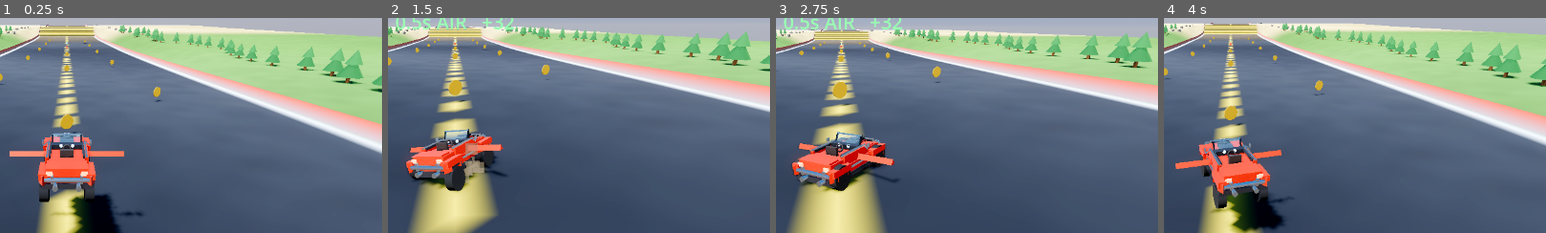
Above: before the commit, frames 1-4 (left to right).
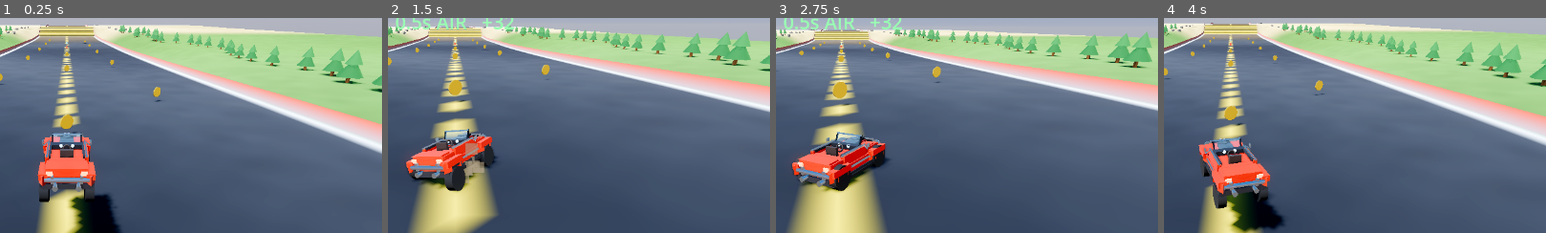
Above: after the commit, the same moments.

Repository: MilkManManiac/HillClimbRacer
Game: Godot game, scene res://scenes/HillClimb.tscn
Same seed, same stepped clock (60 frames per second), same inputs: the game is played once before the commit and once after it.
Inputs (mouse positions are % of the whole screen's width and height, from its top left):
- Up to frame 1 (0.25 s): no input
- Up to frame 2 (1.5 s): tap Enter at 0.5 s; move the mouse to (72, 45) at 0.52 s; hold D (turn_right) 0.53-1.25 s; tap E (speak) at 0.6 s; click (72, 45) at 0.67 s; tap Space at 0.77, 1.07 s; drag from (30, 55) to (45, 70) at 1.27 s
- Up to frame 3 (2.75 s): move the mouse to (60, 28) at 2.02 s; hold D (turn_right) from 2.03 s (still down); hold Q from 2.03 s (still down)
- Up to frame 4 (4 s): release D (turn_right) at 2.75 s; release Q at 2.75 s; drag from (45, 70) to (20, 35) at 2.77 s; move the mouse to (80, 65) at 3.52 s; hold A (turn_left) from 3.53 s (still down); tap Enter at 3.6 s; tap Space at 3.77 s
The pictures show only the part of the screen within x 41-91%, y 19-69%; the shares and areas given below are measured in that part.

The runs differ from the first frame. In frame 1, 0.7% of the frame differs, in the area x 2-38%, y 55-92%; in frame 2, 0.5%; in frame 3, 0.5%; in frame 4, 0.6%.

Commit message:
HC: fix red 'wing' plank on the hot-rod (shoulder bevel was yawed 90 sideways)
The shoulder bevel prisms (3.4m long on Z) had a 90 deg Y rotation that swung
their length out sideways into a long red plank — read as a phantom wing on the
bare car, present even at wings level 0 and through every reset (it was body
geometry, not the wing upgrade). Now they run front-to-back and roll about Z to
chamfer the shoulder as intended. Verified by render.

Co-Authored-By: Claude Opus 4.8 (1M context) <noreply@anthropic.com>

Diff:
--- a/scripts/hc/HCCar.gd
+++ b/scripts/hc/HCCar.gd
@@ -573,10 +573,13 @@
 	# --- main tub: stacked, slightly tapered boxes for a rounded shoulder line ---
 	_panel(_body, Vector3(1.84, 0.42, 3.5), Vector3(0, 0.58, 0), red, 0.35, 0.6)      # body sides
 	_panel(_body, Vector3(1.6, 0.3, 3.4), Vector3(0, 0.86, 0), red, 0.35, 0.6)        # upper shoulder
-	# beveled top edges (prisms) to knock the slab corners off the shoulder
+	# beveled top edges (prisms) to knock the slab corners off the shoulder.
+	# These run FRONT-TO-BACK along the body (length on Z) and roll about Z to chamfer
+	# the top-outer corner. (A 90° YAW here was swinging the 3.4 m length out sideways
+	# into a red plank that looked exactly like a wing on the bare car.)
 	for sx_b in [-1.0, 1.0]:
-		var bev := _prism(_body, Vector3(0.26, 0.22, 3.4), Vector3(0.78 * sx_b, 0.92, 0.0), red, 0.35, 0.6)
-		bev.rotation_degrees = Vector3(0, 90 if sx_b > 0.0 else -90, 0)
+		var bev := _prism(_body, Vector3(0.4, 0.3, 3.4), Vector3(0.74 * sx_b, 0.9, 0.0), red, 0.35, 0.6)
+		bev.rotation_degrees = Vector3(0, 0, -35.0 * sx_b)
 
 	# --- hood: stepped down toward the nose, with a raised center spine ---------
 	_panel(_body, Vector3(1.6, 0.32, 1.25), Vector3(0, 0.82, -1.2), red, 0.32, 0.6)
